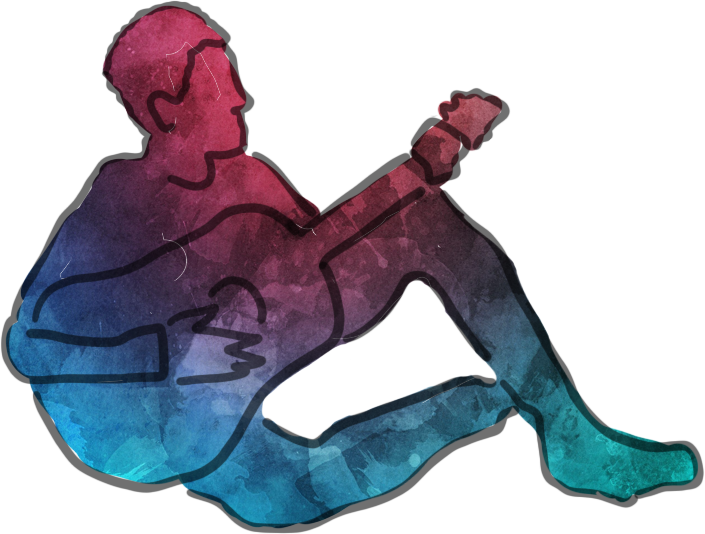
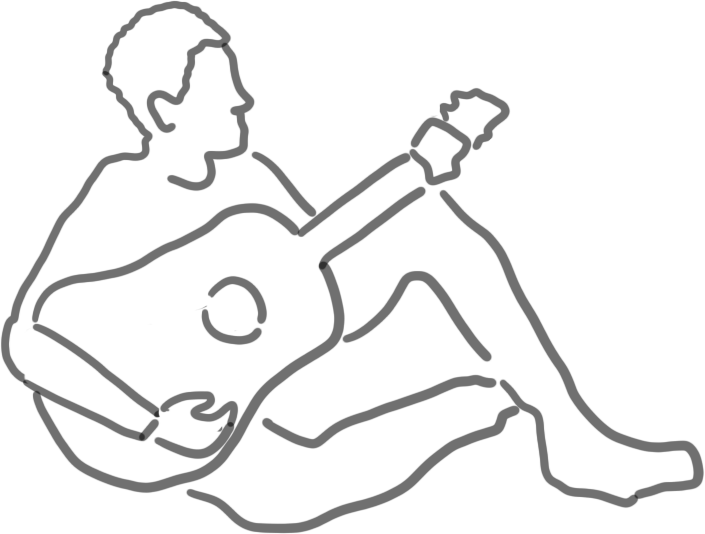
Comparing the layer stacks of the two w=705, h=534 images. Changes:
added layer "Layer 2 copy" above "Layer 1 copy" over [5, 5, 699, 529]
hid "Layer 3" over [5, 5, 699, 529]
showed "Background" over [5, 5, 699, 529]
